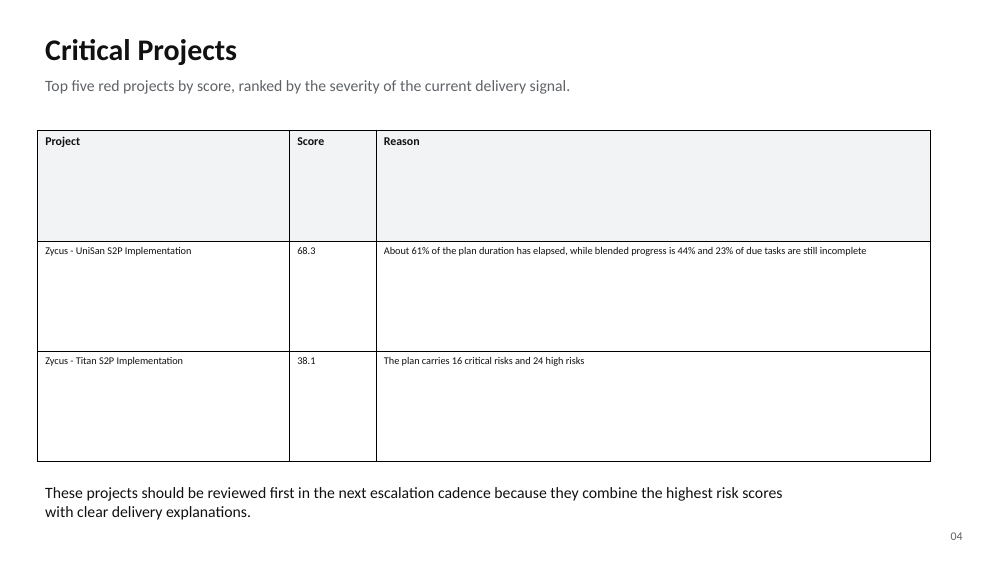
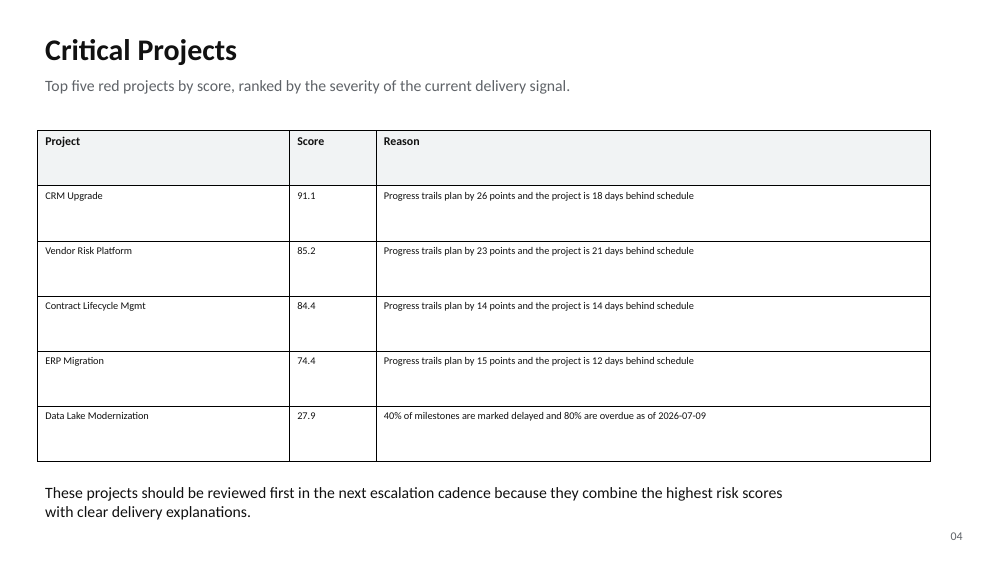
Before and after one commit to Rajibpanda01/Project-Health-Reporting-Agent, a slide deck: slide 4 of deliverables/monthly_executive_deck.pptx. Drawn at 1008x567 pixels with LibreOffice and Linux fonts; fonts in the diff are those of the drawing. Boxes give left, top, right and bottom in pixels: in the first picture for what was removed or moved away, otherwise in the second. Text is boxed around its words. In the diff, an @@ line names an element or a change of style, - is before the commit and + after.

```diff
--- a/deliverables/monthly_executive_deck.pptx
+++ b/deliverables/monthly_executive_deck.pptx
@@ table at [38,131,931,462] @@
-row 2: Zycus - UniSan S2P Implementation | 68.3 | About 61% of the plan duration has elapsed, while blended progress is 44% and 23% of due tasks are still incomplete
-row 3: Zycus - Titan S2P Implementation | 38.1 | The plan carries 16 critical risks and 24 high risks
+row 2: CRM Upgrade | 91.1 | Progress trails plan by 26 points and the project is 18 days behind schedule
+row 3: Vendor Risk Platform | 85.2 | Progress trails plan by 23 points and the project is 21 days behind schedule
+row 4: Contract Lifecycle Mgmt | 84.4 | Progress trails plan by 14 points and the project is 14 days behind schedule
+row 5: ERP Migration | 74.4 | Progress trails plan by 15 points and the project is 12 days behind schedule
+row 6: Data Lake Modernization | 27.9 | 40% of milestones are marked delayed and 80% are overdue as of 2026-07-09
```
Also in this commit, not shown: 4 other slides changed, 1 other file.
